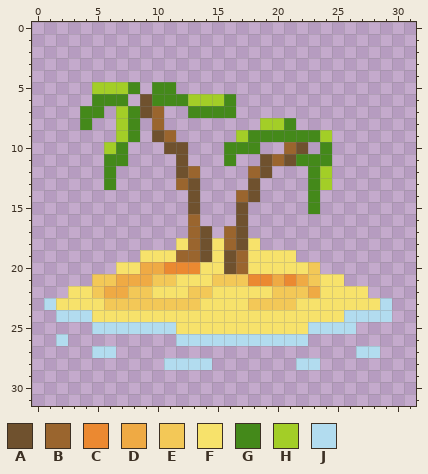
Pixel-art sprite, stored at Main/GFX/TropicalIsland.png. This is how it looked before the edit.
The file is 32x32 pixels.
Palette (. is transparent): A #6f512e  B #9a652e  C #eb8931  D #efaa44  E #f3c857  F #f7e26b  G #44891a  H #a3ce27  J #b2dcef
Pixels before, first column x 1:
 5 ....HHHG.GG..................
 6 ....GGG.AGGGHHHG.............
 7 ...GG.HGAB..GGGG.............
 8 ...G..HG.B........HHG........
 9 ......HG.AB.....HGGGGGGH.....
10 .....HG...AA...GGG..BA.G.....
11 .....GG....A...G..ABAGGG.....
12 .....G.....AB....BA...GH.....
13 .....G.....BA....A....GH.....
14 ............A...BA....G......
15 ............A...A.....G......
16 ............B...A............
17 ............BA.BA............
18 ...........FBAFBAF...........
19 ........FFFBBAFABFFFF........
20 ......FFDDCCCFFABFFFFFE......
21 ....EEDDDEEFFFEEECCDCDEFF....
22 ..FFEDDEEFFFEEFFFFFEEEDFFFF..
23 JFFFFEEEEEEEEFFFFEEEEFFFFFFFJ
24 .JJJFFFFFFFFFFFFFFFFFFFFFJJJJ
25 ....JJJJJJJFFFFFFFFFFFJJJJ...
26 .J.........JJJJJJJJJJJ.......
27 ....JJ....................JJ.
28 ..........JJJJ.......JJ......
New version:
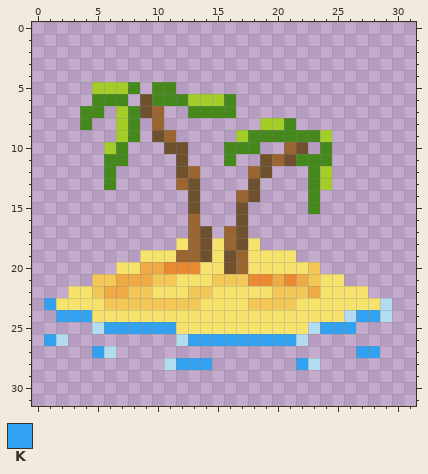
Colours new in this view: K #31a2f2
Edits made:
The author put colour K in row 26 at x 1.
Colour J becomes colour K in row 23 at x 1; in row 24 at x 2 to 4 and 27 to 28; in row 25 at x 6 to 11 and 24 to 26; in row 26 at x 13 to 21; in row 27 at x 5 and 27 to 28; in row 28 at x 12 to 14 and 22.
